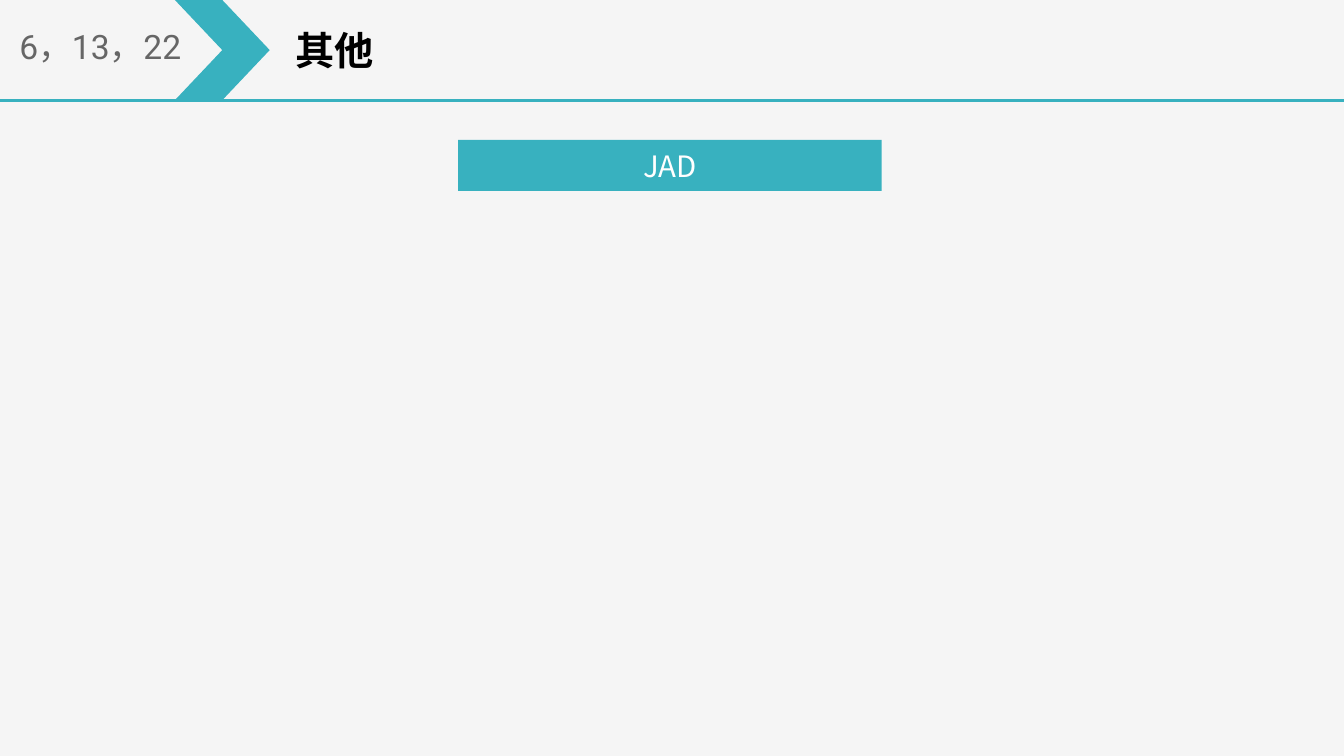
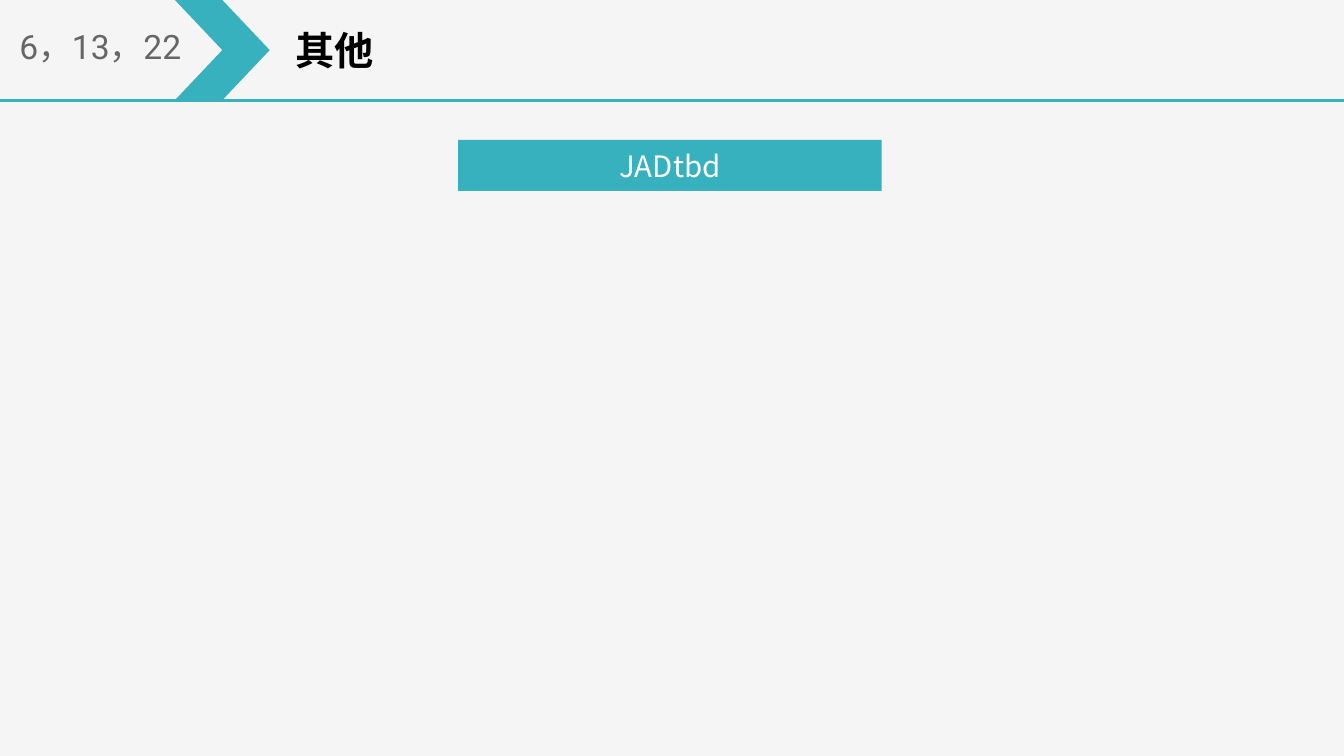
Before and after one commit to on6nx/requirement, a slide deck: slide 23 of 3.requirement/SRS软件需求说明汇报.pptx. Drawn at 1344x756 pixels with LibreOffice and Linux fonts; fonts in the diff are those of the drawing. Boxes give left, top, right and bottom in pixels: in the first picture for what was removed or moved away, otherwise in the second. Text is boxed around its words. In the diff, an @@ line names an element or a change of style, - is before the commit and + after.

```diff
--- a/3.requirement/SRS软件需求说明汇报.pptx
+++ b/3.requirement/SRS软件需求说明汇报.pptx
@@ text in rectangle at [619,153,720,178]: text changed @@
-JAD
+JADtbd
```
Also in this commit, not shown: 6 other slides changed, 6 other files.
